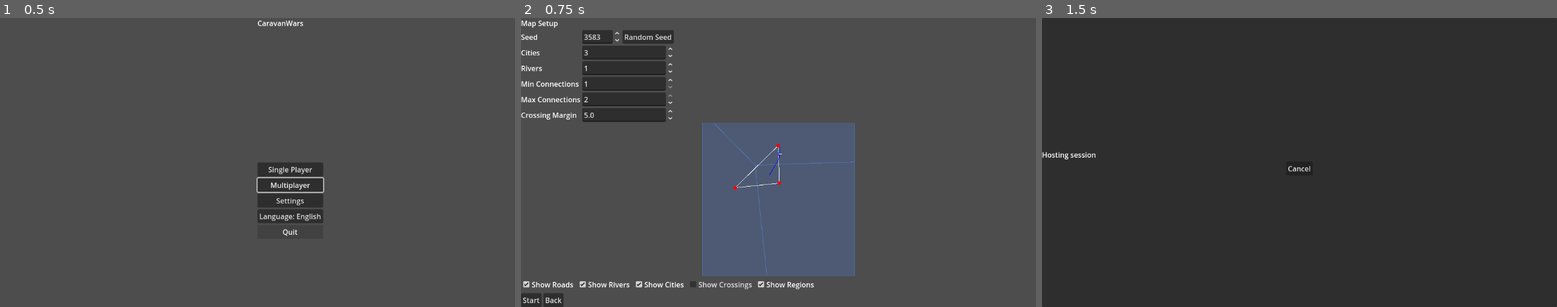
Above: before the commit, frames 1-3 (left to right).
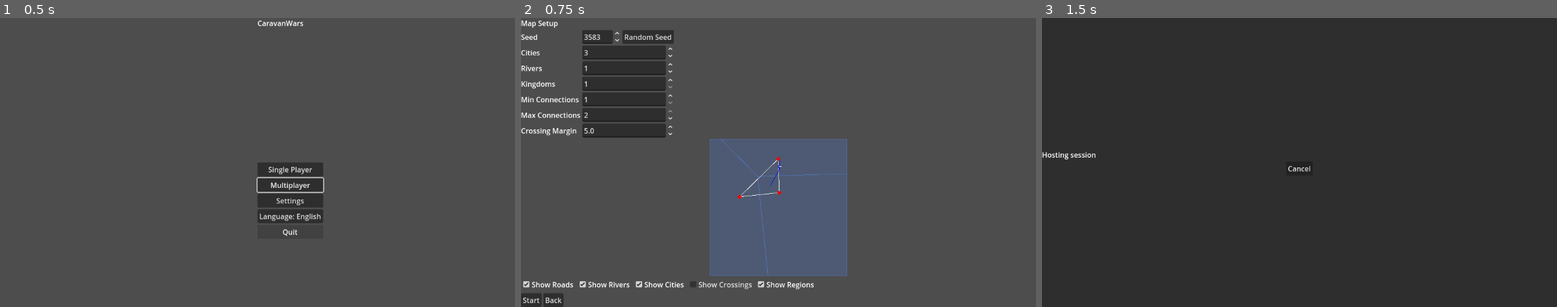
Above: after the commit, the same moments.

Repository: sepa79/CaravanWars
Game: Godot game, scene res://scenes/Main.tscn
The game is run twice, just before and just after one commit, with the same random seed, the same clock (stepped at 60 frames per second) and the same inputs.
Inputs:
- Up to frame 1 (0.5 s): no input
- Up to frame 2 (0.75 s): click "Single Player" at 0.5 s
- Up to frame 3 (1.5 s): click "Start" at 1.25 s

Frame 1 is identical in both runs. In frame 2, 4.8% of the frame differs, in the area x 0-65%, y 21-90%; in frame 3, nothing differs.

Commit message:
feat: expose kingdom count in setup screen

Diff:
--- a/game/i18n/en.cfg
+++ b/game/i18n/en.cfg
@@ -38,6 +38,7 @@
 setup.random_seed="Random Seed"
 setup.cities="Cities"
 setup.rivers="Rivers"
+setup.kingdoms="Kingdoms"
 setup.min_connections="Min Connections"
 setup.max_connections="Max Connections"
 setup.crossing_margin="Crossing Margin"
--- a/game/i18n/pl.cfg
+++ b/game/i18n/pl.cfg
@@ -38,6 +38,7 @@
 setup.random_seed="Losowe ziarno"
 setup.cities="Miasta"
 setup.rivers="Rzeki"
+setup.kingdoms="Królestwa"
 setup.min_connections="Min. połączeń"
 setup.max_connections="Maks. połączeń"
 setup.crossing_margin="Margines objazdu"
--- a/game/ui/MapSetupScreen.gd
+++ b/game/ui/MapSetupScreen.gd
@@ -10,6 +10,8 @@
 @onready var cities_spin: SpinBox = $VBox/Params/Cities
 @onready var rivers_label: Label = $VBox/Params/RiversLabel
 @onready var rivers_spin: SpinBox = $VBox/Params/Rivers
+@onready var kingdoms_label: Label = $VBox/Params/KingdomsLabel
+@onready var kingdoms_spin: SpinBox = $VBox/Params/Kingdoms
 @onready var min_connections_label: Label = $VBox/Params/MinConnectionsLabel
 @onready var min_connections_spin: SpinBox = $VBox/Params/MinConnections
 @onready var max_connections_label: Label = $VBox/Params/MaxConnectionsLabel
@@ -46,6 +48,7 @@
     seed_spin.value_changed.connect(_on_params_changed)
     cities_spin.value_changed.connect(_on_params_changed)
     rivers_spin.value_changed.connect(_on_params_changed)
+    kingdoms_spin.value_changed.connect(_on_params_changed)
     min_connections_spin.value_changed.connect(_on_params_changed)
     max_connections_spin.value_changed.connect(_on_params_changed)
     crossing_margin_spin.value_changed.connect(_on_params_changed)
@@ -69,6 +72,7 @@
     random_seed_button.text = I18N.t("setup.random_seed")
     cities_label.text = I18N.t("setup.cities")
     rivers_label.text = I18N.t("setup.rivers")
+    kingdoms_label.text = I18N.t("setup.kingdoms")
     min_connections_label.text = I18N.t("setup.min_connections")
     max_connections_label.text = I18N.t("setup.max_connections")
     crossing_margin_label.text = I18N.t("setup.crossing_margin")
@@ -82,14 +86,22 @@
 
 func _generate_map() -> void:
     start_button.disabled = true
+    var city_count := int(cities_spin.value)
+    var kingdoms := int(min(kingdoms_spin.value, city_count))
     var params := MapGeneratorModule.MapGenParams.new(
         int(seed_spin.value),
-        int(cities_spin.value),
+        city_count,
         int(rivers_spin.value),
         int(min_connections_spin.value),
         int(max_connections_spin.value),
-        crossing_margin_spin.value
+        crossing_margin_spin.value,
+        kingdoms
     )
+    kingdoms_spin.max_value = params.city_count
+    if int(kingdoms_spin.value) != params.kingdom_count:
+        kingdoms_spin.set_block_signals(true)
+        kingdoms_spin.value = params.kingdom_count
+        kingdoms_spin.set_block_signals(false)
     var max_possible: int = max(1, params.city_count - 1)
     var prev_max_possible: int = int(max_connections_spin.max_value)
     max_connections_spin.max_value = max_possible
--- a/game/ui/MapSetupScreen.tscn
+++ b/game/ui/MapSetupScreen.tscn
@@ -43,6 +43,14 @@
 [node name="Rivers" type="SpinBox" parent="VBox/Params"]
 min_value = 0.0
 max_value = 10.0
+step = 1.0
+value = 1.0
+
+[node name="KingdomsLabel" type="Label" parent="VBox/Params"]
+
+[node name="Kingdoms" type="SpinBox" parent="VBox/Params"]
+min_value = 1.0
+max_value = 20.0
 step = 1.0
 value = 1.0
 
Not shown, changed: CHANGELOG.md
Not shown, changed: docs/i18n/Strings_Catalog_P3_MapSetup.md
